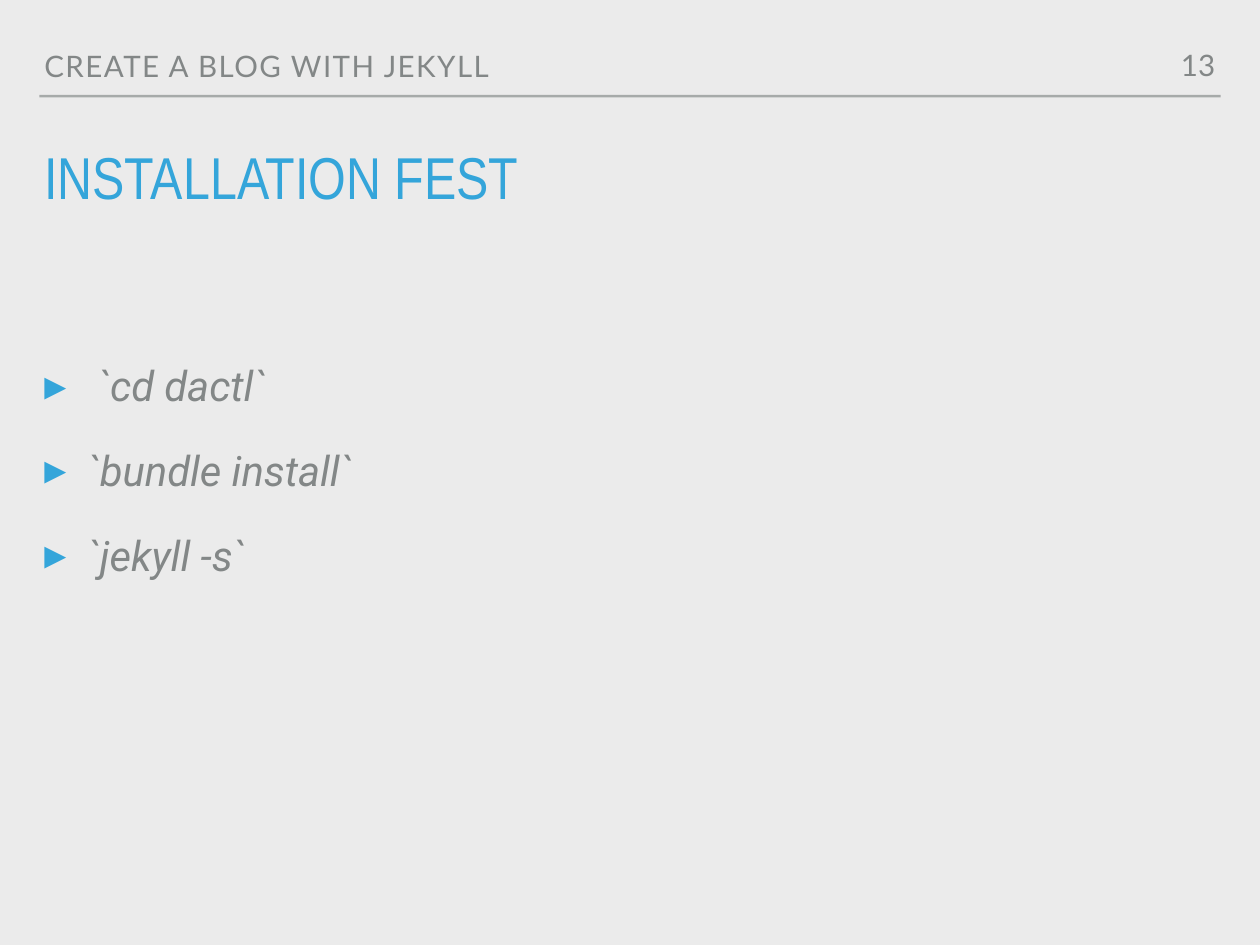
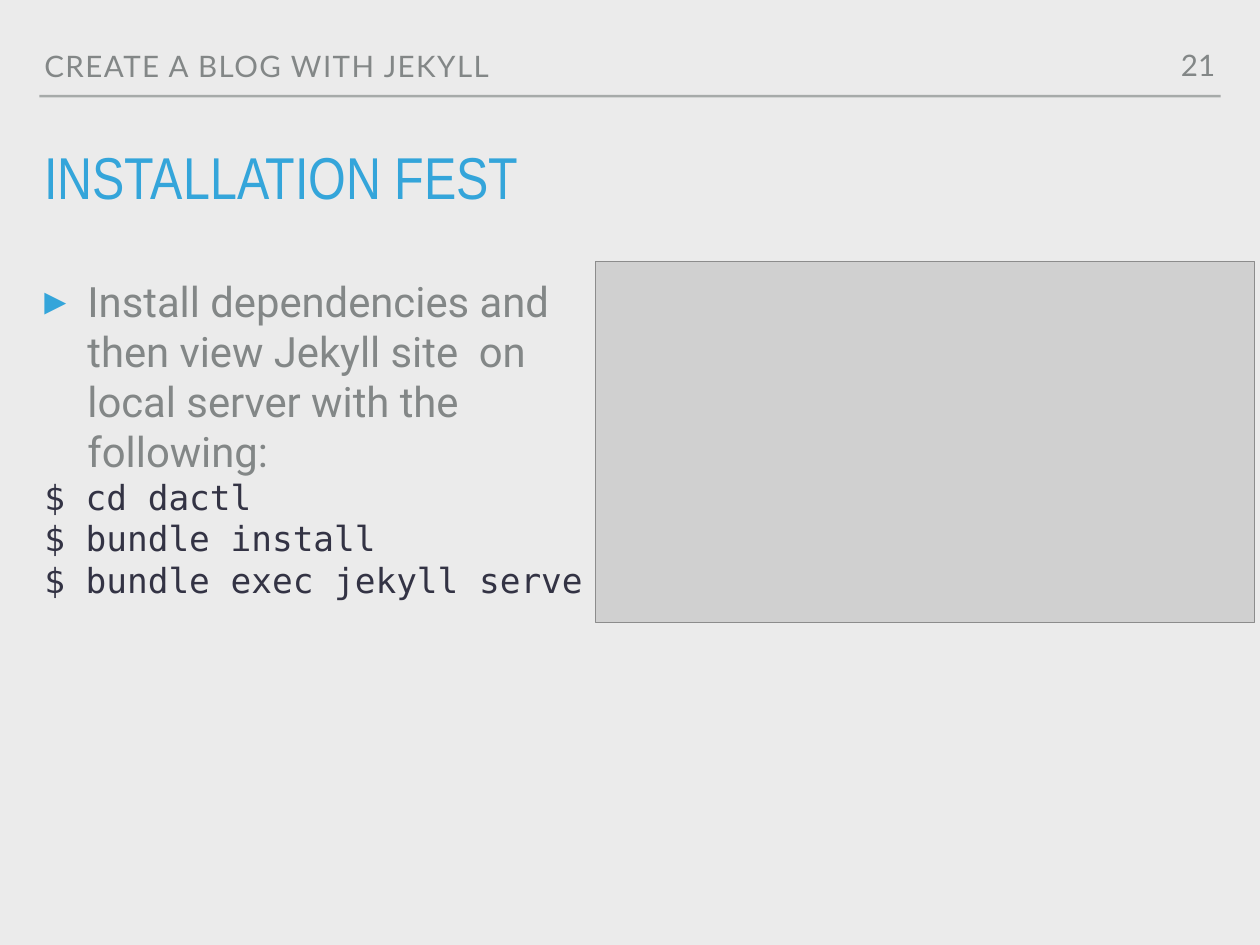
Before and after one commit to M0nica/codeland-workshop, a slide deck: slide 21 of codeland2018.pptx (slide 13 before the commit). Drawn at 1260x945 pixels with LibreOffice and Linux fonts; fonts in the diff are those of the drawing; grey boxes stand for pictures. Boxes give left, top, right and bottom in pixels: in the first picture for what was removed or moved away, otherwise in the second. Text is boxed around its words. In the diff, an @@ line names an element or a change of style, - is before the commit and + after.

```diff
--- a/codeland2018.pptx
+++ b/codeland2018.pptx
@@ page number at [1181,55,1215,76]: text changed @@
-13
+21
@@ picture added at [595,261,1256,622] @@
@@ text "Install dependencies and then view ..." at [86,286,583,600]: columns 1 to 2 @@
@@ text at [86,286,583,600]: text changed; italic off @@
-▸ `cd dactl`
-▸ `bundle install`
-▸ `jekyll -s`
+▸ Install dependencies and then view Jekyll site on local server with the following:
+$ cd dactl
+$ bundle install
+$ bundle exec jekyll serve
```
Also in this commit, not shown: 8 other slides changed, 42 slides added, 11 other files.
